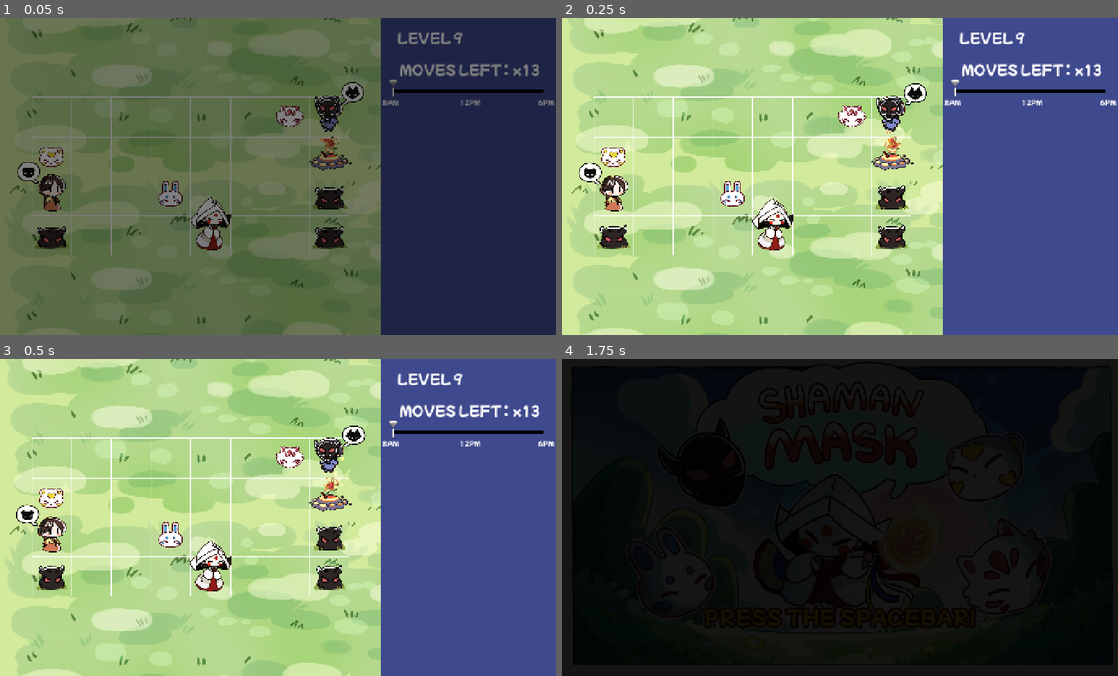
Above: before the commit, frames 1-4 (two rows, left to right).
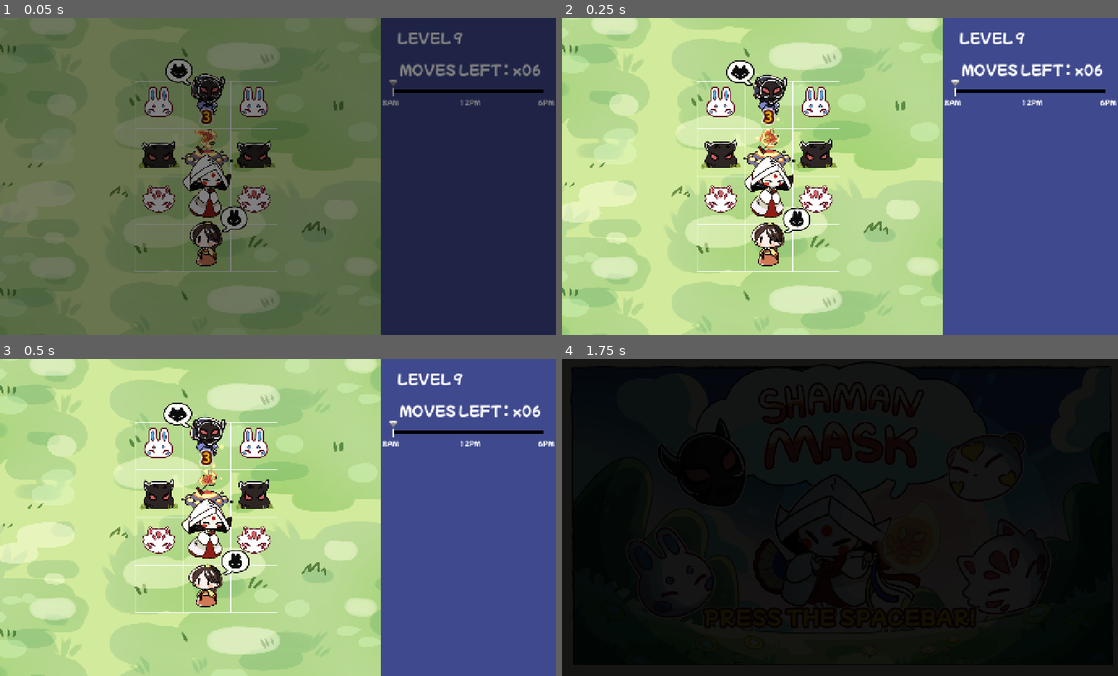
Above: after the commit, the same moments.

Repository: Kuma-Boo/melon-jam-2025
Game: Godot game, scene res://scene/levels/level9.tscn
The game is run twice, just before and just after one commit, with the same random seed, the same clock (stepped at 60 frames per second) and the same inputs. This scene is started directly instead of the project's main scene.
Inputs:
- Up to frame 1 (0.05 s): no input
- Up to frame 2 (0.25 s): no input
- Up to frame 3 (0.5 s): no input
- Up to frame 4 (1.75 s): tap Enter (ui_accept) at 0.5, 0.77, 1.52 s; hold D (move_right) 0.53-1.28 s; tap Space (space) at 0.6, 1.35 s; hold S (move_down) from 1.28 s (still down)

The runs differ from the first frame. In frame 1, 14% of the frame differs, in the area x 0-98%, y 0-100%; in frame 2, 36%; in frame 3, 36%; in frame 4, nothing differs.

Commit message:
Update Level 9

Diff:
--- a/scene/levels/level11.tscn
+++ b/scene/levels/level11.tscn
@@ -12,7 +12,7 @@
 
 [node name="GameManager" parent="." instance=ExtResource("1_uhynm")]
 grid_size = Vector2i(3, 4)
-level_start_time = 8
+level_start_time = 7
 
 [node name="Level" type="Node2D" parent="."]
 y_sort_enabled = true
--- a/scene/levels/level8.tscn
+++ b/scene/levels/level8.tscn
@@ -13,7 +13,7 @@
 
 [node name="GameManager" parent="." instance=ExtResource("1_uhynm")]
 grid_size = Vector2i(5, 4)
-level_start_time = 6
+level_start_time = 5
 
 [node name="Level" type="Node2D" parent="."]
 y_sort_enabled = true
--- a/scene/levels/level9.tscn
+++ b/scene/levels/level9.tscn
@@ -1,11 +1,10 @@
-[gd_scene load_steps=11 format=3 uid="uid://cytoo06ft4emx"]
+[gd_scene load_steps=10 format=3 uid="uid://cytoo06ft4emx"]
 
 [ext_resource type="PackedScene" uid="uid://bx400gh04q068" path="res://scene/game manager.tscn" id="1_n84dw"]
 [ext_resource type="PackedScene" uid="uid://dsfgv8eyv7r05" path="res://scene/player.tscn" id="2_jf02c"]
 [ext_resource type="PackedScene" uid="uid://eyoxqf1wjhdm" path="res://scene/npc.tscn" id="3_r5d0y"]
 [ext_resource type="Resource" uid="uid://c3lthb3kw0ex7" path="res://resource/cursed mask.tres" id="4_52h2o"]
 [ext_resource type="Resource" uid="uid://bs1j4hsffgwxf" path="res://resource/fox mask.tres" id="5_urvu7"]
-[ext_resource type="Resource" uid="uid://c77ig52detl52" path="res://resource/bear mask.tres" id="6_pba2y"]
 [ext_resource type="PackedScene" uid="uid://cggyenydyg3q1" path="res://scene/mask.tscn" id="7_x875f"]
 [ext_resource type="Resource" uid="uid://8jodir6k611e" path="res://resource/rabbit mask.tres" id="8_wyre6"]
 [ext_resource type="PackedScene" uid="uid://dm07c1v7dsib6" path="res://scene/object/fire.tscn" id="9_kjxl8"]
@@ -14,49 +13,51 @@
 [node name="World" type="Node"]
 
 [node name="GameManager" parent="." instance=ExtResource("1_n84dw")]
-grid_size = Vector2i(8, 4)
-level_start_time = 13
+grid_size = Vector2i(3, 4)
+level_start_time = 6
 
 [node name="Level" type="Node2D" parent="."]
 y_sort_enabled = true
 
 [node name="Player" parent="Level" instance=ExtResource("2_jf02c")]
-position = Vector2(450, 350)
+position = Vector2(150, 250)
 
 [node name="Camera" type="Camera2D" parent="Level"]
-position = Vector2(620, 200)
+position = Vector2(300, 200)
+zoom = Vector2(1.2, 1.2)
 limit_enabled = false
 
-[node name="NPC1" parent="Level" instance=ExtResource("3_r5d0y")]
-position = Vector2(750, 50)
+[node name="NPC3" parent="Level" instance=ExtResource("3_r5d0y")]
+position = Vector2(150, 350)
+npc_type = 1
+desired_mask_resource = ExtResource("8_wyre6")
+
+[node name="NPC2" parent="Level" instance=ExtResource("3_r5d0y")]
+position = Vector2(150, 40)
+is_facing_right = true
 initial_mask_resource = ExtResource("4_52h2o")
 desired_mask_resource = ExtResource("5_urvu7")
 
-[node name="NPC2" parent="Level" instance=ExtResource("3_r5d0y")]
-position = Vector2(50, 250)
-npc_type = 1
-is_facing_right = true
-desired_mask_resource = ExtResource("6_pba2y")
-
-[node name="Mask1" parent="Level" instance=ExtResource("7_x875f")]
-position = Vector2(350, 250)
+[node name="Mask5" parent="Level" instance=ExtResource("7_x875f")]
+position = Vector2(50, 50)
 resource = ExtResource("8_wyre6")
 
-[node name="Mask2" parent="Level" instance=ExtResource("7_x875f")]
-position = Vector2(650, 50)
+[node name="Mask6" parent="Level" instance=ExtResource("7_x875f")]
+position = Vector2(250, 50)
+resource = ExtResource("8_wyre6")
 
-[node name="Mask3" parent="Level" instance=ExtResource("7_x875f")]
-position = Vector2(50, 150)
-resource = ExtResource("6_pba2y")
+[node name="Mask4" parent="Level" instance=ExtResource("7_x875f")]
+position = Vector2(50, 250)
 
-[node name="Fire" parent="Level" instance=ExtResource("9_kjxl8")]
-position = Vector2(750, 150)
+[node name="Mask7" parent="Level" instance=ExtResource("7_x875f")]
+position = Vector2(250, 250)
+
+[node name="Fire2" parent="Level" instance=ExtResource("9_kjxl8")]
+position = Vector2(150, 150)
+number_of_sacrifices = 3
 
 [node name="Wall" parent="Level" instance=ExtResource("10_bxqqq")]
-position = Vector2(750, 250)
+position = Vector2(50, 150)
 
 [node name="Wall2" parent="Level" instance=ExtResource("10_bxqqq")]
-position = Vector2(750, 350)
-
-[node name="Wall3" parent="Level" instance=ExtResource("10_bxqqq")]
-position = Vector2(50, 350)
+position = Vector2(250, 150)
--- a/scene/object/fire.tscn
+++ b/scene/object/fire.tscn
@@ -6,12 +6,13 @@
 [ext_resource type="Texture2D" uid="uid://dkigevg5mg2xc" path="res://img/object/displacement.png" id="4_uf5y2"]
 [ext_resource type="Texture2D" uid="uid://casfgaks4x3kq" path="res://img/object/fireplace.png" id="5_srsca"]
 [ext_resource type="Texture2D" uid="uid://h0kucjtpfhv8" path="res://img/object/ember.png" id="5_uf5y2"]
-[ext_resource type="PackedScene" uid="uid://c5h00b4yrhi2v" path="res://scene/object/object text.tscn" id="7_gisw8"]
+[ext_resource type="LabelSettings" uid="uid://drcd08ns84bx0" path="res://font/object label style.tres" id="7_gisw8"]
 [ext_resource type="AudioStream" uid="uid://0m4i6ropuxa6" path="res://sfx/sfx maskburn.ogg" id="7_rgjxt"]
+[ext_resource type="PackedScene" uid="uid://c5h00b4yrhi2v" path="res://scene/object/object text.tscn" id="8_uxfkn"]
 
 [sub_resource type="ShaderMaterial" id="ShaderMaterial_fr6wy"]
 shader = ExtResource("2_4uq7g")
-shader_parameter/time = 0.0
+shader_parameter/time = 31.74072717171617
 shader_parameter/displacement = ExtResource("4_uf5y2")
 shader_parameter/base_flame = ExtResource("3_l7rlu")
 shader_parameter/displacement_scale = Vector2(0.2, 0.8)
@@ -205,16 +206,6 @@
 "update": 0,
 "values": [Vector2(1, 1), Vector2(1, 1), Vector2(2, 2)]
 }
-tracks/6/type = "animation"
-tracks/6/imported = false
-tracks/6/enabled = true
-tracks/6/path = NodePath("TextVisibility/Text/AnimationPlayer")
-tracks/6/interp = 1
-tracks/6/loop_wrap = true
-tracks/6/keys = {
-"clips": PackedStringArray("show"),
-"times": PackedFloat32Array(0)
-}
 
 [sub_resource type="AnimationLibrary" id="AnimationLibrary_srsca"]
 _data = {
@@ -222,11 +213,13 @@
 &"defuse": SubResource("Animation_wsd46")
 }
 
-[node name="Fire" type="Node2D" node_paths=PackedStringArray("text_visibility", "animator", "burn_sfx")]
+[node name="Fire" type="Node2D" node_paths=PackedStringArray("text_visibility", "text_animator", "animator", "burn_sfx", "sacrifice_label")]
 script = ExtResource("1_hv5h5")
 text_visibility = NodePath("TextVisibility")
+text_animator = NodePath("TextVisibility/Text/AnimationPlayer")
 animator = NodePath("AnimationPlayer")
 burn_sfx = NodePath("Burn")
+sacrifice_label = NodePath("Number/Label")
 flame_material = SubResource("ShaderMaterial_fr6wy")
 
 [node name="Area2D" type="Area2D" parent="."]
@@ -282,13 +275,30 @@
 color_ramp = SubResource("Gradient_rgjxt")
 color_initial_ramp = SubResource("Gradient_gisw8")
 
+[node name="Number" type="Control" parent="."]
+layout_mode = 3
+anchors_preset = 0
+offset_top = -50.0
+offset_bottom = -50.0
+
+[node name="Label" type="Label" parent="Number"]
+layout_mode = 0
+offset_left = -40.0
+offset_top = -50.0
+offset_right = 40.0
+offset_bottom = -2.0
+text = "1"
+label_settings = ExtResource("7_gisw8")
+horizontal_alignment = 1
+vertical_alignment = 1
+
 [node name="TextVisibility" type="Node2D" parent="."]
 visible = false
 
-[node name="Text" parent="TextVisibility" instance=ExtResource("7_gisw8")]
+[node name="Text" parent="TextVisibility" instance=ExtResource("8_uxfkn")]
 visible = false
 modulate = Color(1, 1, 1, 1)
-text = "+4 MOVE"
+text = "+5 MOVE"
 
 [node name="AnimationPlayer" type="AnimationPlayer" parent="."]
 libraries = {
@@ -300,3 +310,5 @@
 bus = &"SFX"
 
 [connection signal="area_entered" from="Area2D" to="." method="on_area_entered"]
+
+[editable path="TextVisibility/Text"]
--- a/scene/player.tscn
+++ b/scene/player.tscn
@@ -4,7 +4,7 @@
 [ext_resource type="Texture2D" uid="uid://gd7n3fsc26yg" path="res://img/character/sprite_maiden.png" id="2_hjaqi"]
 [ext_resource type="Script" uid="uid://or682mv86ewx" path="res://scripts/mask.gd" id="3_ct4mp"]
 [ext_resource type="Texture2D" uid="uid://dw6odyil474ak" path="res://img/character/sprite_dead_1.png" id="4_ct4mp"]
-[ext_resource type="AudioStream" uid="uid://bbghvynk7owbb" path="res://sfx/sfx playermovement1.ogg" id="5_oh5ij"]
+[ext_resource type="AudioStream" uid="uid://dtuhcuyffpntb" path="res://sfx/sfc playermovement2.ogg" id="5_hp4bs"]
 [ext_resource type="AudioStream" uid="uid://d25fx084w7f64" path="res://sfx/sfx playerhitwall.ogg" id="6_hp4bs"]
 [ext_resource type="AudioStream" uid="uid://grfgpdxh1o0o" path="res://sfx/sfx playerpickupmask2.ogg" id="7_hp4bs"]
 
@@ -208,7 +208,7 @@
 blend_times = [&"idle", &"move", 0.1, &"move", &"idle", 0.1]
 
 [node name="Move" type="AudioStreamPlayer" parent="."]
-stream = ExtResource("5_oh5ij")
+stream = ExtResource("5_hp4bs")
 bus = &"SFX"
 
 [node name="HitWall" type="AudioStreamPlayer" parent="."]
--- a/scripts/fire.gd
+++ b/scripts/fire.gd
@@ -1,13 +1,25 @@
+@tool
 extends Node
 
+@export_tool_button("Update Editor") var update = update_editor
+@export_range(1, 9, 1) var number_of_sacrifices : int = 1
+@export_group("Components")
 @export var text_visibility : Node2D
+@export var text_animator : AnimationPlayer
 @export var animator : AnimationPlayer
 @export var burn_sfx : AudioStreamPlayer
+@export var sacrifice_label : Label
 @export var flame_material : ShaderMaterial
 
 var shader_time : float
 const SHADER_ROLLOVER : float = 3600;
 const TIME_PARAMETER : StringName = "time";
+
+func update_editor() -> void:
+	sacrifice_label.text = str(number_of_sacrifices)
+
+func _enter_tree() -> void:
+	update_editor()
 
 # Because Web Exports are stupid
 func _process(delta: float) -> void:
@@ -21,7 +33,6 @@
 		return
 
 	text_visibility.visible = false
-	animator.play("defuse")
 	burn_sfx.play()
 
 	var current_mask : MaskResource = area.get_parent().get_held_mask()
@@ -33,6 +44,14 @@
 	# Burn the player's held mask
 	area.get_parent().set_held_mask(null)
 
+	number_of_sacrifices -= 1
+	update_editor()
+	text_animator.seek(0.0)
+	text_animator.play("show")
+	if number_of_sacrifices <= 0:
+		animator.play("defuse")
+		sacrifice_label.visible = false
+
 	if current_mask.mask_type != MaskResource.MASK_TYPES.CURSED:
 		GameManager.instance.add_bonus_time()
 		text_visibility.visible = true
--- a/scripts/game manager.gd
+++ b/scripts/game manager.gd
@@ -169,7 +169,7 @@
 	Player.instance.advance_time()
 
 func add_bonus_time() -> void:
-	bonus_time = 5
+	bonus_time = 6
 
 func update_time_left_interface() -> void:
 	var target_head_position = lerp(max_head_position, 0, time_left / (level_start_time as float));
--- a/scripts/npc.gd
+++ b/scripts/npc.gd
@@ -76,13 +76,13 @@
 	visual_root.position = visual_root.position.move_toward(target_space_share_position,  SPACE_SHARE_SMOOTHING * delta)
 
 func kill_npc() -> bool:
-	if has_mask() && mask.resource.mask_type != MaskResource.MASK_TYPES.CURSED:
-		return false
+	if !has_mask() || mask.resource.mask_type == MaskResource.MASK_TYPES.CURSED || (desired_mask_resource != null && desired_mask_resource != mask.resource):
+		animator.play("dead")
+		animator.advance(0.0)
+		animator.play("idle")
+		return true
 
-	animator.play("dead")
-	animator.advance(0.0)
-	animator.play("idle")
-	return true
+	return false
 
 func on_area_entered(area: Area2D) -> void:
 	if !area.is_in_group("player"):
@@ -90,9 +90,6 @@
 
 	# Swap masks with the player
 	var new_mask : MaskResource = area.get_parent().get_held_mask()
-
-	if desired_mask_resource != null && desired_mask_resource != new_mask: # NPC doesn't want this mask
-		return
 
 	is_facing_right = !area.get_parent().is_facing_right
 	update_direction()
@@ -102,11 +99,12 @@
 	area.get_parent().set_held_mask(mask.resource)
 	mask.resource = new_mask
 	mask.update_sprite()
-	update_mask_bubble()
 
 	if new_mask != null && new_mask.mask_type != MaskResource.MASK_TYPES.CURSED:
-		animator.play("happy")
 		pickup_sfx.play()
+		if desired_mask_resource == null || desired_mask_resource == mask.resource:
+			animator.play("happy")
+			update_mask_bubble()
 	else:
 		animator.play("idle")
 
Not shown: 1 places in scene/object/fire.tscn that only renumber resources
Not shown, added: sfx/sfc playermovement2.ogg.import
Not shown, added: sfx/sfx completionjingle.ogg.import
Not shown, added: sfx/sfx fire.ogg.import
Not shown, added: sfx/sfx rockcountdown.ogg.import
Not shown, added: sfx/sfx rockfall.ogg.import
Not shown, added: sfx/sfx treefalling.ogg.import
Not shown, added: sfx/sfx walkthroughtree.ogg.import
Not shown, added: sfx/sfx wind.ogg.import
